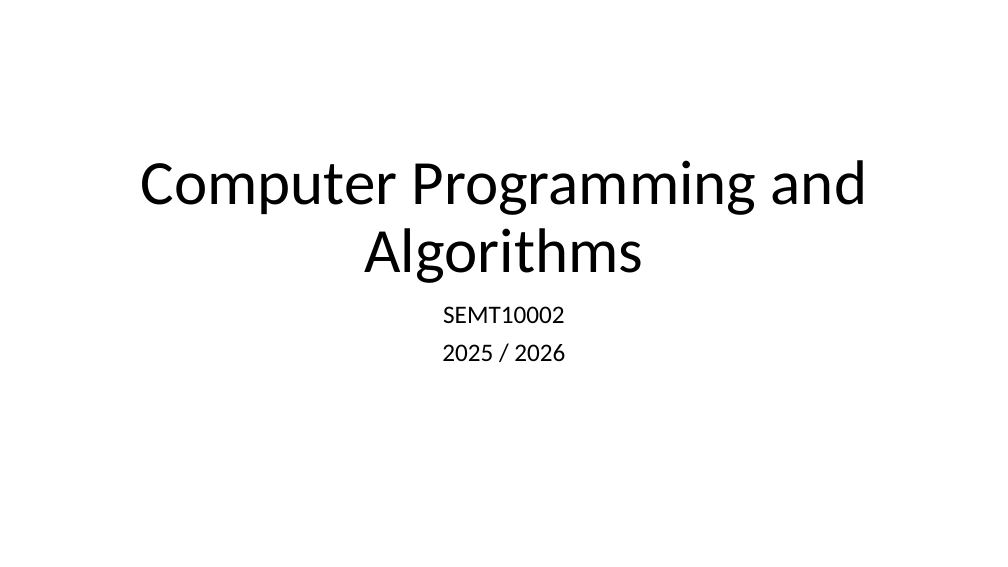
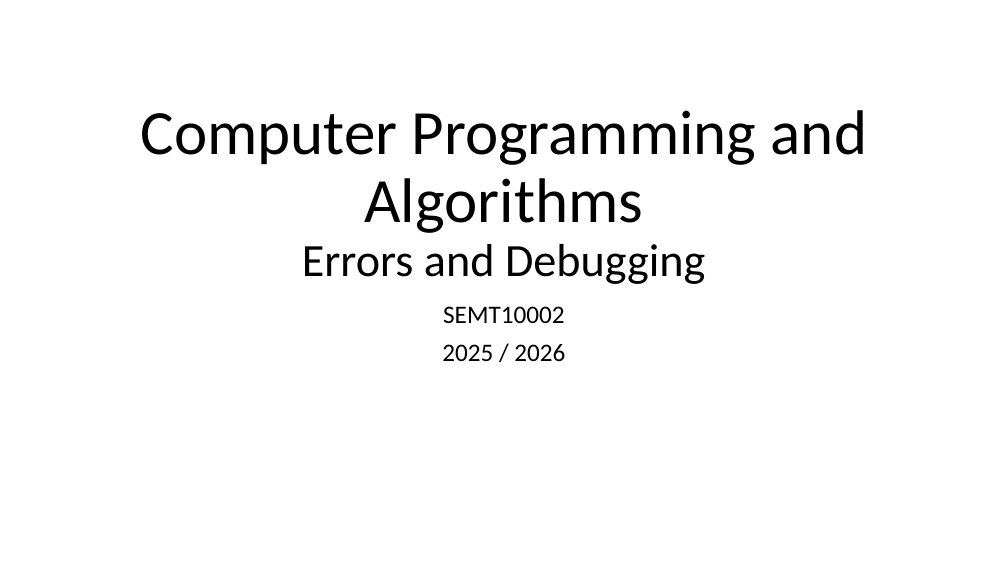
Before and after one commit to engmaths/SEMT10002_2025, a slide deck: slide 1 of Week_13_Consolidation_3_and_Errors/Seminar_6_errors_and_debugging/Errors and Debugging.pptx. Drawn at 1008x567 pixels with LibreOffice and Linux fonts; fonts in the diff are those of the drawing. Boxes give left, top, right and bottom in pixels: in the first picture for what was removed or moved away, otherwise in the second. Text is boxed around its words. In the diff, an @@ line names an element or a change of style, - is before the commit and + after.

Commit message:
Updated seminar materials for errors and debugging

```diff
--- a/Week_13_Consolidation_3_and_Errors/Seminar_6_errors_and_debugging/Errors and Debugging.pptx
+++ b/Week_13_Consolidation_3_and_Errors/Seminar_6_errors_and_debugging/Errors and Debugging.pptx
@@ title at <box>140,110,867,284</box>: text changed @@
-Computer Programming and Algorithms
+Computer Programming and Algorithms
+Errors and Debugging
```
Also in this commit, not shown: 1 other slide changed, 4 slides added, 3 other files.
